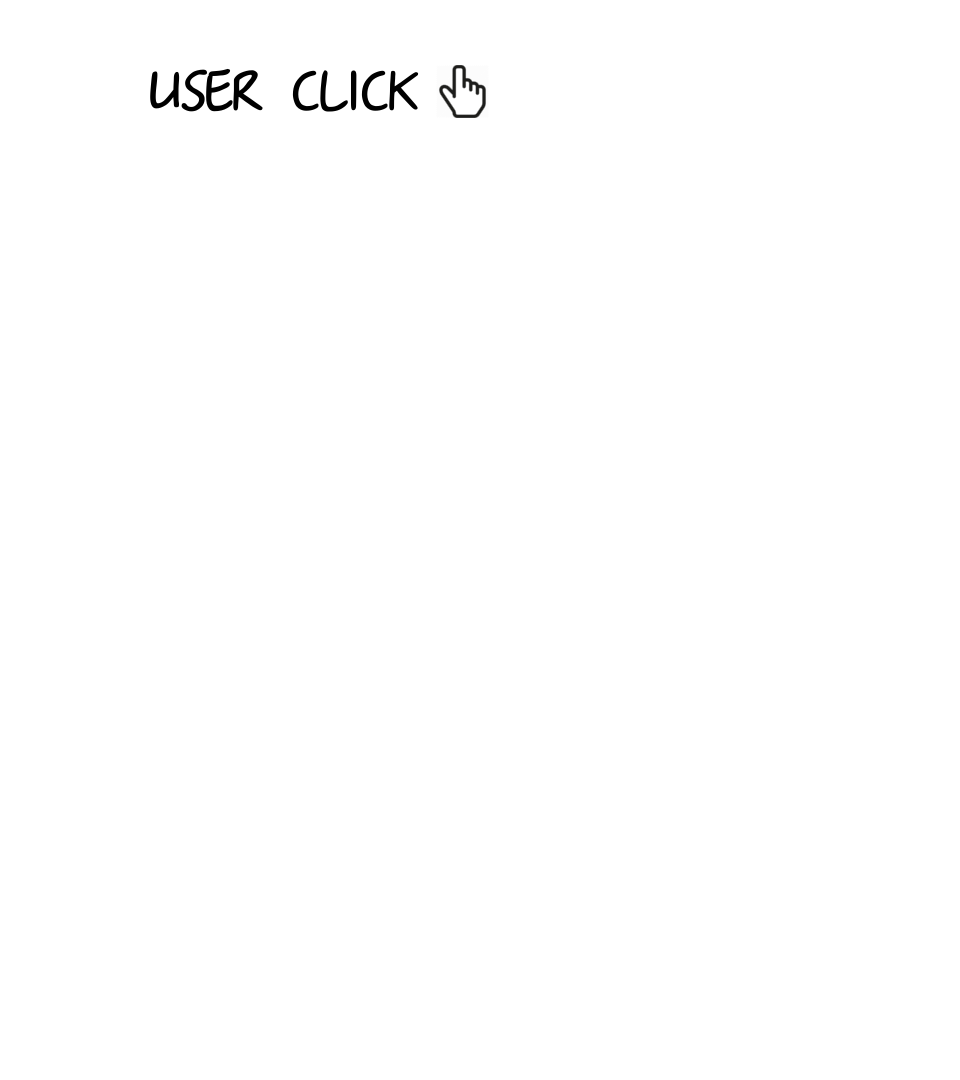
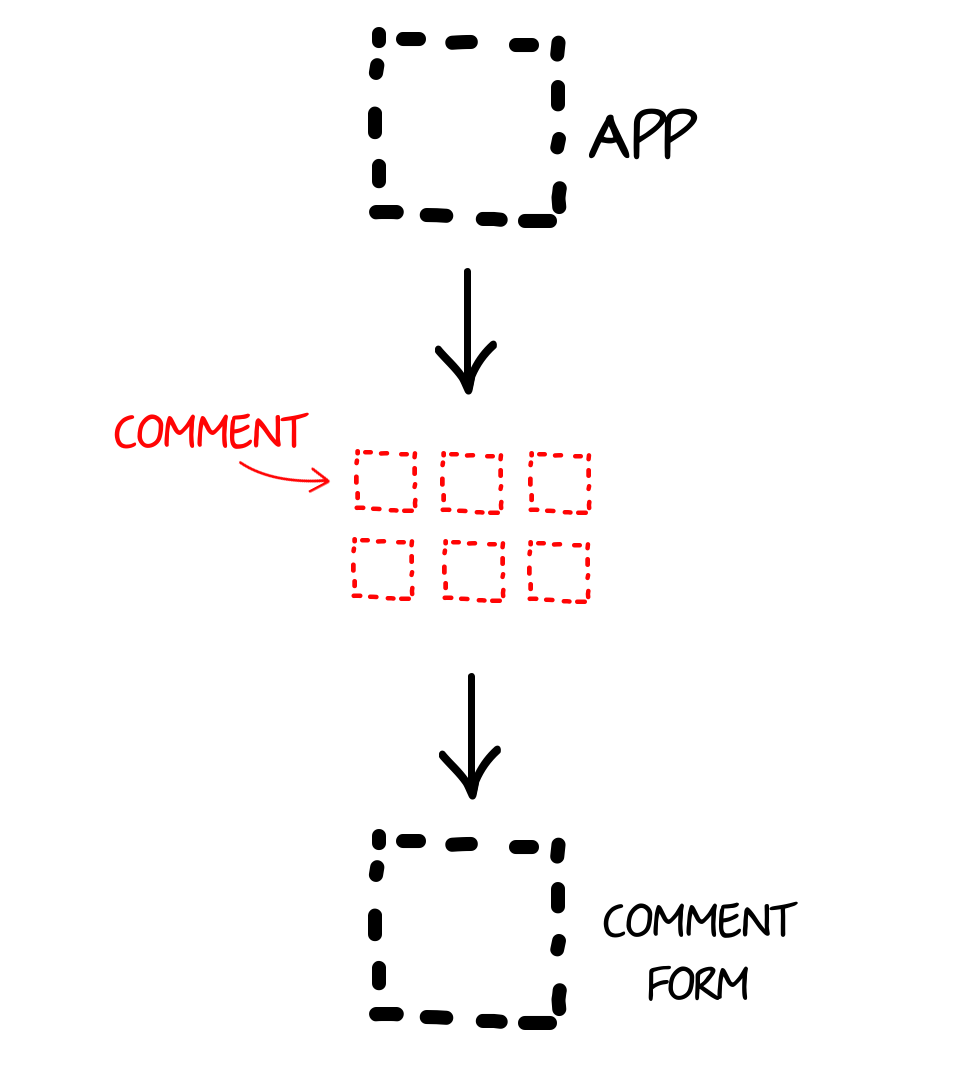
Comparing the layer stacks of the two 960x1080 images. Changes:
added group "main copy" with 5 layers above "main" over [left=114, top=270, right=592, bottom=800]
added layer "G" in group "main copy" over [left=238, top=460, right=331, bottom=494]
added layer "comment" in group "main copy" over [left=351, top=449, right=592, bottom=604]
added layer "arrow #2" in group "main copy" over [left=435, top=270, right=497, bottom=395]
added layer "comment #1" in group "main copy" over [left=114, top=412, right=309, bottom=449]
added layer "arrow #3" in group "main copy" over [left=439, top=675, right=501, bottom=800]
added group "main" with 9 layers above "zone" over [left=368, top=27, right=798, bottom=1030]
added layer "form_square" in group "main" over [left=368, top=829, right=567, bottom=1030]
added layer "arrow #1" in group "main" over [left=435, top=268, right=497, bottom=393]
added layer "arrow" in group "main" over [left=439, top=673, right=501, bottom=798]
added layer "app_square" in group "main" over [left=368, top=27, right=567, bottom=228]
added layer "app" in group "main" over [left=588, top=108, right=698, bottom=160]
added layer "comment ..." in group "main" over [left=603, top=901, right=798, bottom=1001]
moved "Pasted Layer" into group "zone", painted on it over [left=256, top=27, right=678, bottom=1030]
removed layer "user click" over [left=150, top=68, right=419, bottom=112]
